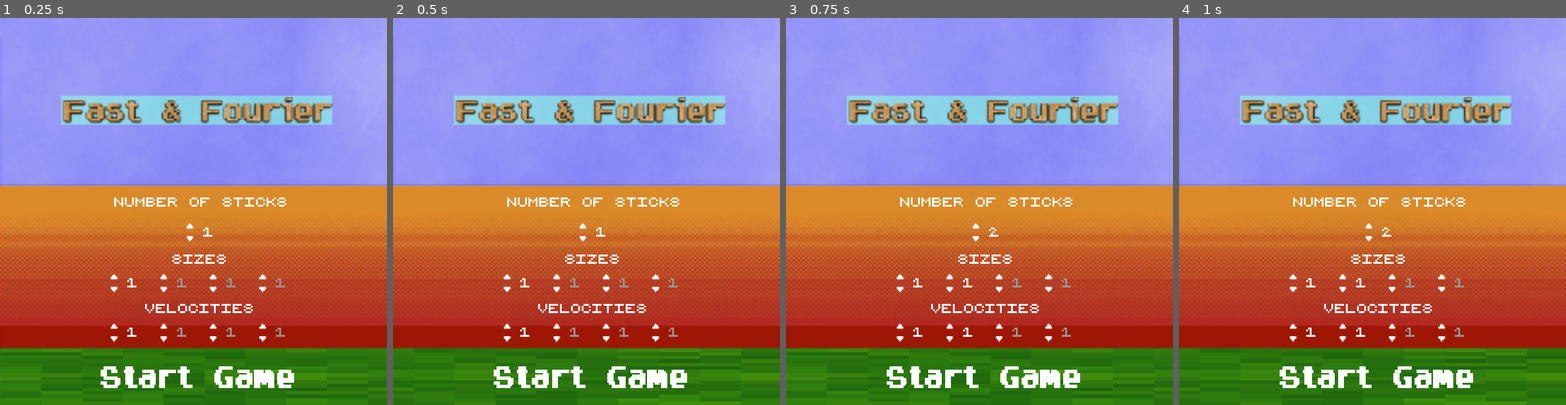
Above: before the commit, frames 1-4 (left to right).
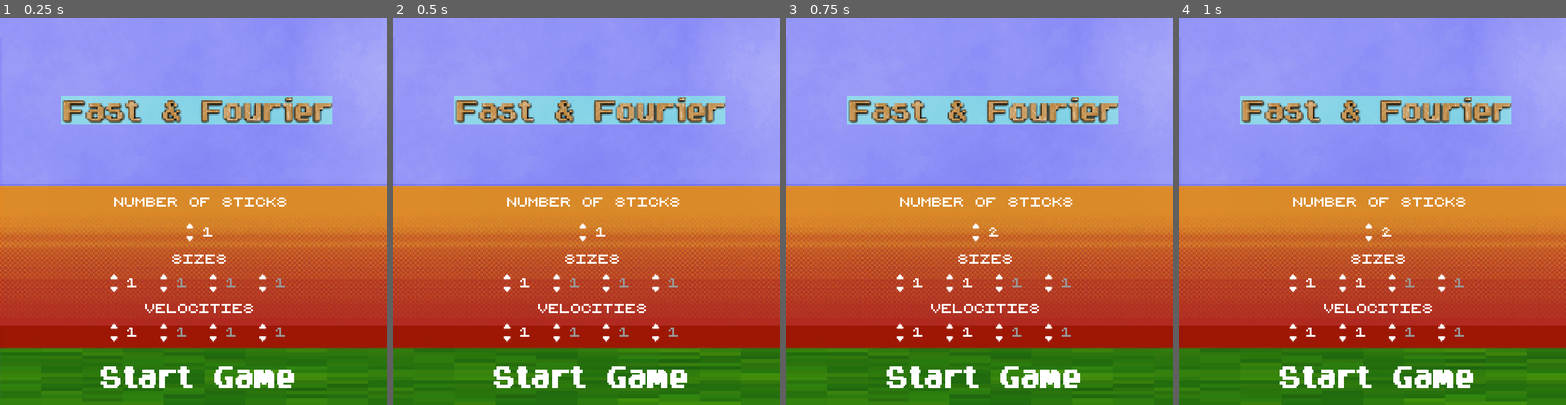
Above: after the commit, the same moments.

Repository: fyodordev/fourier-game
Game: Godot game, scene res://scenes/start_screen/titlescreen.tscn
The game is run twice, just before and just after one commit, with the same random seed, the same clock (stepped at 60 frames per second) and the same inputs. Before the commit the project starts from res://titlescreen.tscn.
Inputs (mouse positions are in pixels of both pictures, inside the frame that each line leads up to):
- Up to frame 1 (0.25 s): no input
- Up to frame 2 (0.5 s): no input
- Up to frame 3 (0.75 s): click (975, 226) at 0.52 s
- Up to frame 4 (1 s): no input

The runs differ from the first frame. In frame 1, 1.7% of the frame differs, in the area x 0-100%, y 20-86%; in frame 2, 1.7%; in frame 3, 1.7%; in frame 4, 1.7%.

Commit message:
Clean up project directory.
Rename project.

Diff:
--- a/project.godot
+++ b/project.godot
@@ -15,13 +15,13 @@
 
 [application]
 
-config/name="TestStuff"
-run/main_scene="res://titlescreen.tscn"
-config/icon="res://icon.png"
+config/name="FastAndFourier"
+run/main_scene="res://scenes/start_screen/titlescreen.tscn"
+config/icon="res://scenes/main/assets/icon.png"
 
 [autoload]
 
-global="*res://global.gd"
+global="*res://scenes/main/global.gd"
 
 [display]
 
@@ -76,4 +76,4 @@
 
 [rendering]
 
-environment/default_environment="res://default_env.tres"
+environment/default_environment="res://scenes/main/default_env.tres"
--- a/Anchor.gd
+++ b/scenes/main/Anchor.gd
@@ -15,4 +15,4 @@
 
 
 func _on_Finishline_body_entered(body):
-	get_tree().change_scene("res://titlescreen.tscn")
+	get_tree().change_scene("res://scenes/start_screen/titlescreen.tscn")
--- a/World.gd
+++ b/scenes/main/World.gd
@@ -6,7 +6,7 @@
 	var currNode = get_node("./Anchor")
 	for i in range(global.number_of_sticks):
 		#prepare stick
-		var scene = load("BaseStick.tscn")
+		var scene = load("res://scenes/stick/BaseStick.tscn")
 		var instancedScene = scene.instance()
 
 		#attach new stick
@@ -19,7 +19,7 @@
 	currNode.get_node("Junction").get_node("CollisionShape2D").set_disabled(false)
 
 	# Add trail which will trace the last object's movement.
-	var trail = load("Trail.tscn")
+	var trail = load("res://scenes/trail/Trail.tscn")
 	var instancedTrail = trail.instance()
 	instancedTrail.targetPath = currNode.get_node("Junction").get_path()
 	currNode.add_child(instancedTrail)
--- a/World.tscn
+++ b/scenes/main/World.tscn
@@ -1,21 +1,21 @@
 [gd_scene load_steps=13 format=2]
 
-[ext_resource path="res://World.gd" type="Script" id=1]
-[ext_resource path="res://Anchor.gd" type="Script" id=2]
-[ext_resource path="res://Anchor-Camera.gd" type="Script" id=3]
-[ext_resource path="res://cube.png" type="Texture" id=4]
-[ext_resource path="res://DeathFade.tscn" type="PackedScene" id=5]
-[ext_resource path="res://Level-Camera.gd" type="Script" id=6]
+[ext_resource path="res://scenes/main/World.gd" type="Script" id=1]
+[ext_resource path="res://scenes/main/Anchor.gd" type="Script" id=2]
+[ext_resource path="res://scenes/main/Anchor-Camera.gd" type="Script" id=3]
+[ext_resource path="res://scenes/main/assets/cube.png" type="Texture" id=4]
+[ext_resource path="res://scenes/main/DeathFade.tscn" type="PackedScene" id=5]
+[ext_resource path="res://scenes/main/Level-Camera.gd" type="Script" id=6]
 
-[sub_resource type="RectangleShape2D" id=6]
+[sub_resource type="RectangleShape2D" id=1]
 
-[sub_resource type="ConvexPolygonShape2D" id=1]
+[sub_resource type="ConvexPolygonShape2D" id=2]
 points = PoolVector2Array( 0, 0, 128, 0, 128, 128, 0, 128 )
 
-[sub_resource type="ConvexPolygonShape2D" id=4]
+[sub_resource type="ConvexPolygonShape2D" id=3]
 points = PoolVector2Array( 0, 0, 112, 0, 112, 113, 0, 113 )
 
-[sub_resource type="TileSet" id=2]
+[sub_resource type="TileSet" id=4]
 0/name = "cube.png 0"
 0/texture = ExtResource( 4 )
 0/tex_offset = Vector2( 0, 0 )
--- a/counter.tscn
+++ b/scenes/main/counter.tscn
@@ -1,9 +1,9 @@
 [gd_scene load_steps=6 format=2]
 
-[ext_resource path="res://counter.gd" type="Script" id=1]
-[ext_resource path="res://8bit16.ttf" type="DynamicFontData" id=2]
-[ext_resource path="res://down.png" type="Texture" id=3]
-[ext_resource path="res://up.png" type="Texture" id=4]
+[ext_resource path="res://scenes/main/counter.gd" type="Script" id=1]
+[ext_resource path="res://shared/8bit16.ttf" type="DynamicFontData" id=2]
+[ext_resource path="res://scenes/start_screen/assets/down.png" type="Texture" id=3]
+[ext_resource path="res://scenes/start_screen/assets/up.png" type="Texture" id=4]
 
 [sub_resource type="DynamicFont" id=1]
 size = 77
--- a/titlescreen.gd
+++ b/scenes/start_screen/titlescreen.gd
@@ -20,7 +20,6 @@
 		get_node("Label/number_sticks").text=str(int(get_node("Label/number_sticks").text)+1)
 		get_node("Vel/Node2D%s"%get_node("Label/number_sticks").text).boool=true
 		get_node("Siz/Node2D%s"%get_node("Label/number_sticks").text).boool=true
-	print("YESS BABY")
 	pass
 
 func _physics_process(delta):
@@ -39,4 +38,4 @@
 		global.lengths.append(int(get_node("Siz/Node2D%s/number_sticks"%i).text))
 		global.speeds.append(int(get_node("Vel/Node2D%s/number_sticks"%i).text))
 	#global.move=true
-	get_tree().change_scene("res://World.tscn")
+	get_tree().change_scene("res://scenes/main/World.tscn")
--- a/titlescreen.tscn
+++ b/scenes/start_screen/titlescreen.tscn
@@ -1,15 +1,15 @@
 [gd_scene load_steps=15 format=2]
 
-[ext_resource path="res://titlescreen.gd" type="Script" id=1]
-[ext_resource path="res://start.png" type="Texture" id=2]
-[ext_resource path="res://8bit16.ttf" type="DynamicFontData" id=3]
-[ext_resource path="res://grass.png" type="Texture" id=4]
-[ext_resource path="res://Start-Game_hover.png" type="Texture" id=5]
-[ext_resource path="res://Start-Game.png" type="Texture" id=6]
-[ext_resource path="res://down.png" type="Texture" id=7]
-[ext_resource path="res://up.png" type="Texture" id=8]
-[ext_resource path="res://counter.tscn" type="PackedScene" id=9]
-[ext_resource path="res://Cloud.png" type="Texture" id=10]
+[ext_resource path="res://scenes/start_screen/titlescreen.gd" type="Script" id=1]
+[ext_resource path="res://scenes/start_screen/assets/start.png" type="Texture" id=2]
+[ext_resource path="res://shared/8bit16.ttf" type="DynamicFontData" id=3]
+[ext_resource path="res://scenes/start_screen/assets/grass.png" type="Texture" id=4]
+[ext_resource path="res://scenes/start_screen/assets/Start-Game_hover.png" type="Texture" id=5]
+[ext_resource path="res://scenes/start_screen/assets/Start-Game.png" type="Texture" id=6]
+[ext_resource path="res://scenes/start_screen/assets/down.png" type="Texture" id=7]
+[ext_resource path="res://scenes/start_screen/assets/up.png" type="Texture" id=8]
+[ext_resource path="res://scenes/main/counter.tscn" type="PackedScene" id=9]
+[ext_resource path="res://scenes/main/assets/Cloud.png" type="Texture" id=10]
 
 [sub_resource type="DynamicFont" id=1]
 size = 120
--- a/BaseStick.tscn
+++ b/scenes/stick/BaseStick.tscn
@@ -1,10 +1,16 @@
 [gd_scene load_steps=11 format=2]
 
-[ext_resource path="res://BaseStick.gd" type="Script" id=1]
-[ext_resource path="res://Cable.png" type="Texture" id=2]
-[ext_resource path="res://Junction.gd" type="Script" id=3]
-[ext_resource path="res://Junction.png" type="Texture" id=4]
-[ext_resource path="res://spot.png" type="Texture" id=5]
+[ext_resource path="res://scenes/stick/BaseStick.gd" type="Script" id=1]
+[ext_resource path="res://scenes/stick/assets/Cable.png" type="Texture" id=2]
+[ext_resource path="res://scenes/stick/Junction.gd" type="Script" id=3]
+[ext_resource path="res://scenes/stick/assets/Junction.png" type="Texture" id=4]
+[ext_resource path="res://scenes/stick/assets/spot.png" type="Texture" id=5]
+
+
+
+
+
+
 
 [sub_resource type="Environment" id=1]
 background_mode = 4
--- a/Junction.gd
+++ b/scenes/stick/Junction.gd
@@ -15,4 +15,4 @@
 		var animP=get_tree().get_root().get_node("World/DeathFade/AnimationPlayer")
 		animP.play("NewFade")
 		yield(animP,"animation_finished")
-		get_tree().change_scene("titlescreen.tscn")
+		get_tree().change_scene("res://scenes/start_screen/titlescreen.tscn")
--- a/Trail.tscn
+++ b/scenes/trail/Trail.tscn
@@ -1,6 +1,8 @@
 [gd_scene load_steps=2 format=2]
 
-[ext_resource path="res://Trail.gd" type="Script" id=1]
+[ext_resource path="res://scenes/trail/Trail.gd" type="Script" id=1]
+
+
 
 [node name="Trail" type="Line2D"]
 width = 5.0
Renamed: Anchor-Camera.gd -> scenes/main/Anchor-Camera.gd
Renamed: DeathFade.tscn -> scenes/main/DeathFade.tscn
Renamed: Level-Camera.gd -> scenes/main/Level-Camera.gd
Not shown: 5 places in scenes/main/World.tscn that only renumber resources
Renamed: Cloud.png -> scenes/main/assets/Cloud.png
Not shown, changed: scenes/main/assets/Cloud.png.import
Renamed: cube.png -> scenes/main/assets/cube.png
Not shown, changed: scenes/main/assets/cube.png.import
Renamed: icon.png -> scenes/main/assets/icon.png
Not shown, changed: scenes/main/assets/icon.png.import
Renamed: counter.gd -> scenes/main/counter.gd
Renamed: default_env.tres -> scenes/main/default_env.tres
(and 26 more such lines)
